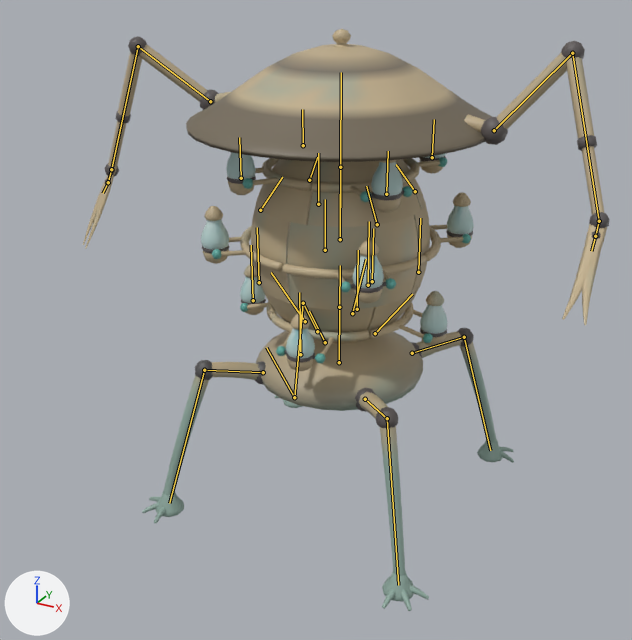
An edit to the glTF model assets/creatures/lamp_engine/lamp_engine.glb, drawn before and after from the same camera.
Before and after are seen from a 50 mm lens placed at (2.66, -5.19, 3.94), pointed at (-0.14, -0.11, 1.4). The lights are fixed; the arrows at lower left show +X, +Y and +Z. The older version comes first. Both versions are drawn at frame 12 of the action 'attack'; the numbers are the values there. The bones that change, and the others that lie on the model, are drawn over the model as lines.

Objects in the first picture: 'lamp_engine'.
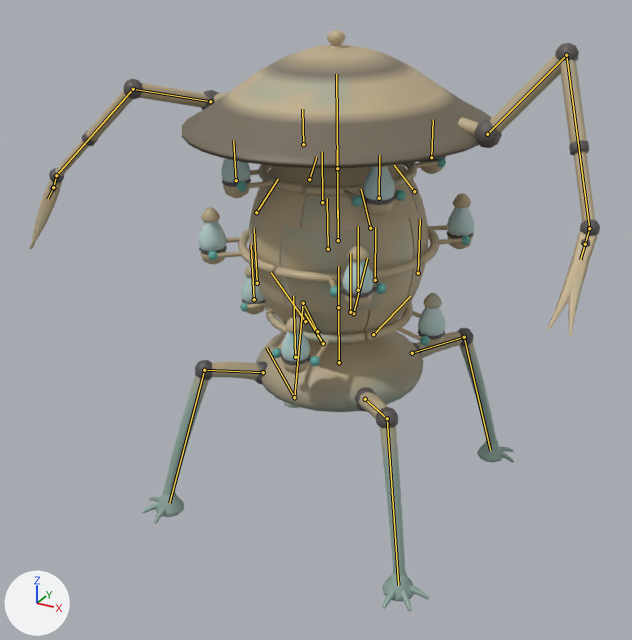
The change, as a diff of the scene's bpy script:
```diff
--- a/assets/creatures/lamp_engine/lamp_engine.glb.py
+++ b/assets/creatures/lamp_engine/lamp_engine.glb.py
@@ bone_body @@
 bone_body = bpy.data.objects['Armature'].pose.bones['body']  # child of 'root'
-bone_body.rotation_quaternion = (1.0, 0.005, -0.003, 0.0)  # degrees (1, 0, 0)
+bone_body.rotation_quaternion = (0.999, 0.019, -0.027, 0.001)  # degrees (2, -3, 0)
@@ bone_arm_r_a @@
 bone_arm_r_a = bpy.data.objects['Armature'].pose.bones['arm_r_a']  # child of 'body'
-bone_arm_r_a.rotation_quaternion = (0.984, 0.056, -0.17, -0.007)  # degrees (7, -19, -2)
+bone_arm_r_a.rotation_quaternion = (0.883, 0.328, -0.232, 0.245)  # degrees (34, -35, 20)
@@ bone_arm_r_b @@
 bone_arm_r_b = bpy.data.objects['Armature'].pose.bones['arm_r_b']  # child of 'arm_r_a'
-bone_arm_r_b.rotation_quaternion = (0.99, 0.093, 0.096, -0.035)  # degrees (10, 11, -3)
+bone_arm_r_b.rotation_quaternion = (0.978, 0.042, 0.091, 0.183)  # degrees (7, 9, 22)
@@ bone_arm_r_c @@
 bone_arm_r_c = bpy.data.objects['Armature'].pose.bones['arm_r_c']  # child of 'arm_r_b'
-bone_arm_r_c.rotation_quaternion = (0.999, -0.022, -0.009, 0.021)  # degrees (-3, -1, 2)
+bone_arm_r_c.rotation_quaternion = (1.0, 0.008, 0.009, -0.003)  # degrees (1, 1, 0)
@@ bone_blade_r @@
 bone_blade_r = bpy.data.objects['Armature'].pose.bones['blade_r']  # child of 'arm_r_c'
-bone_blade_r.rotation_quaternion = (0.986, -0.05, -0.001, 0.162)  # degrees (-6, 1, 19)
+bone_blade_r.rotation_quaternion = (0.995, -0.023, -0.001, 0.095)  # degrees (-3, 0, 11)
```

Where the change shows, as pixel boxes (x1, y1, x2, y2) in the pictures (632 x 640 px):
'lamp_engine', posed (8% wider)
    before: (83, 29, 610, 611)
    after: (29, 30, 600, 611)
bone 'body', root to tip
    before: (339, 362) to (339, 307)
    after: (339, 362) to (338, 307)
bone 'arm_r_a', root to tip
    before: (210, 101) to (138, 46)
    after: (210, 101) to (133, 89)
bone 'arm_r_b', root to tip
    before: (138, 46) to (111, 169)
    after: (133, 89) to (56, 175)
bone 'arm_r_c', root to tip
    before: (111, 169) to (108, 182)
    after: (56, 175) to (53, 187)
bone 'blade_r', root to tip
    before: (108, 182) to (103, 193)
    after: (53, 187) to (48, 198)
